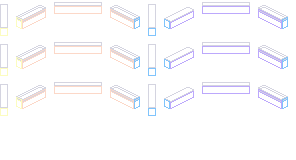
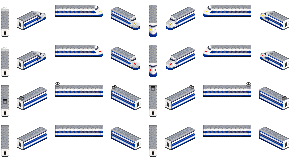
Before/after of a 296 x 160 layered artwork. What changed in the layer stack:
removed layer "Outline overlay T2" over <box>0,2,288,116</box>
renamed "Outline overlay T1" to "Outline overlay E5", hid it, painted on it over <box>0,2,289,157</box>
added layer "Lights" above "Pantos" over <box>43,11,263,68</box>
showed "Pantos", painted on it over <box>0,42,287,104</box>
added layer "Sprites Take 1" above "Palette" over <box>1,5,289,157</box>
showed "Background", painted on it over <box>0,2,289,157</box>
